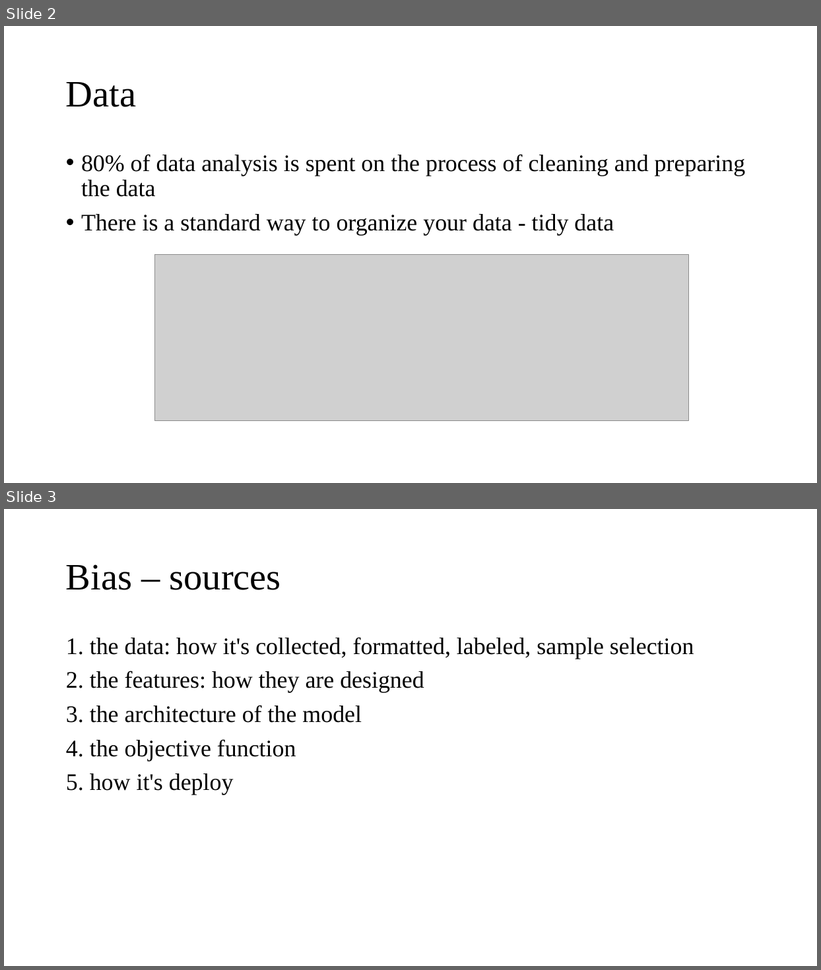
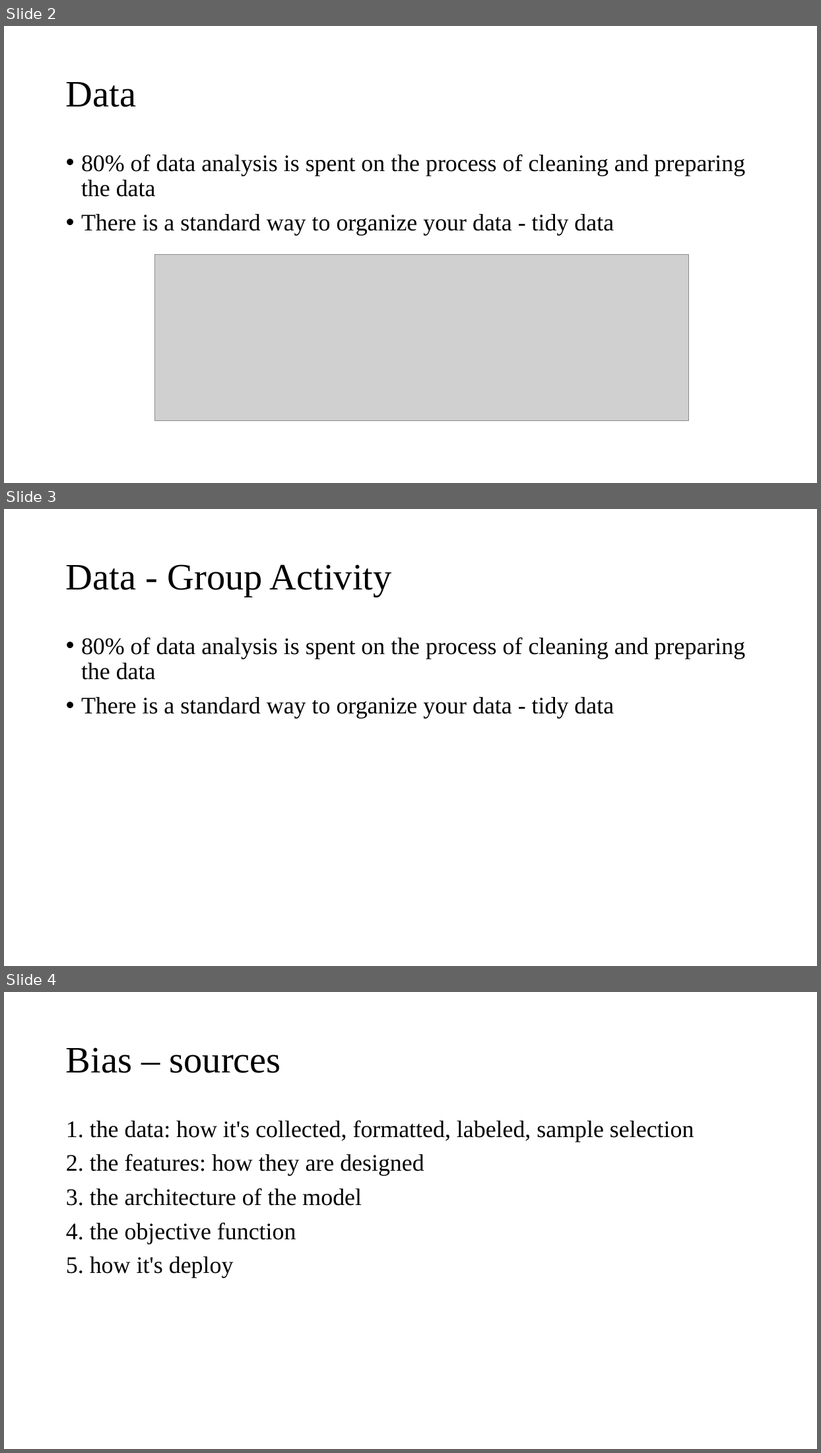
Before and after one commit to Amirosimani/Machine_Learning_Pratt, a slide deck: course slides/week_02.pptx. Shown one above the other, each under a label of ours: slides 2 and 3 before the commit, slides 2, 3 and 4 after it. The pictures are 821x970 and 821x1453 pixels, drawn with LibreOffice and Linux fonts; fonts in the diff are those of the drawing; grey boxes stand for pictures. Boxes give left, top, right and bottom in pixels: in the first picture for what was removed or moved away, otherwise in the second. Text is boxed around its words. In the diff, an @@ line names an element or a change of style, - is before the commit and + after.

```diff
--- a/course slides/week_02.pptx
+++ b/course slides/week_02.pptx
@@ slide 3 added at (x1=4, y1=509, x2=817, y2=966), background #FFFFFF @@
@@ title added at (x1=66, y1=564, x2=392, y2=597), 44 pt, text #000000 @@
+Data - Group Activity
@@ text added at (x1=81, y1=637, x2=745, y2=719), 28 pt, text #000000 @@
+• 80% of data analysis is spent on the process of cleaning and preparing the data
+• There is a standard way to organize your data - tidy data
@@ what was slide 3 is now slide 4 @@
```
Also in this commit, not shown: 1 slide changed.
